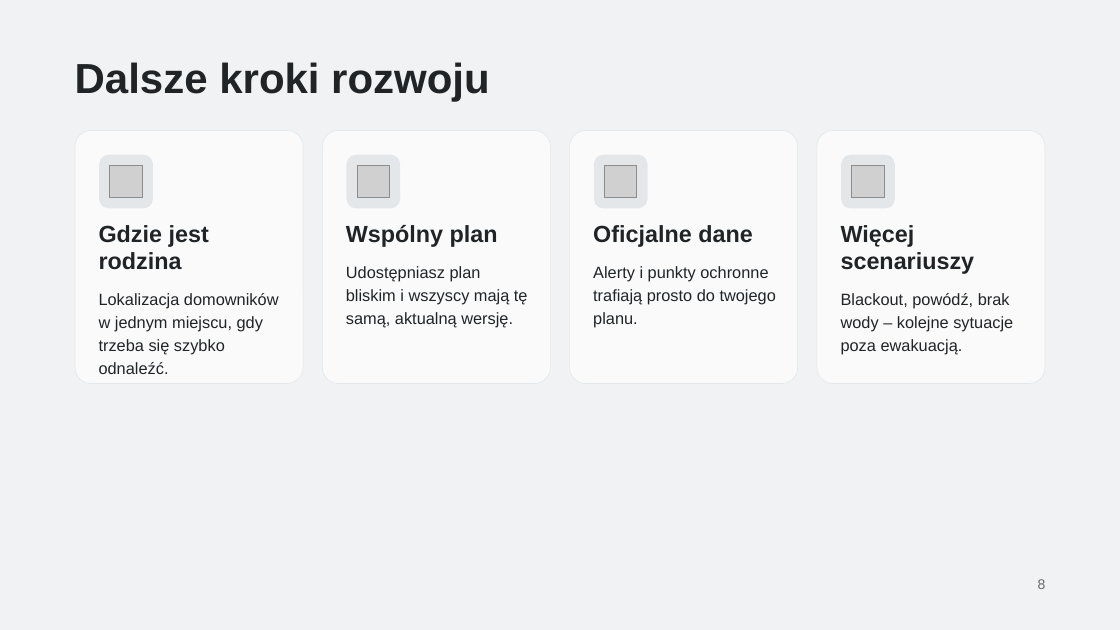
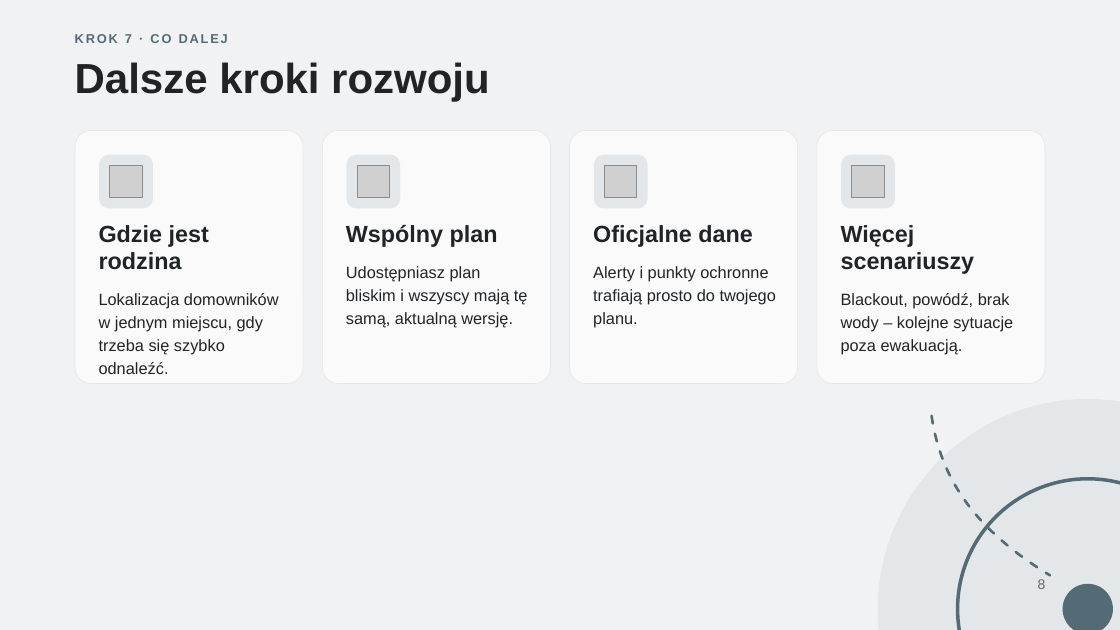
Before and after one commit to jazlik/turbo-defence, a slide deck: slide 8 of context/foundation/prezentacja/W_razie_W_HackYeah_2026_wersja_robocza.pptx. Drawn at 1120x630 pixels with LibreOffice and Linux fonts; fonts in the diff are those of the drawing; grey boxes stand for pictures. Boxes give left, top, right and bottom in pixels: in the first picture for what was removed or moved away, otherwise in the second. Text is boxed around its words. In the diff, an @@ line names an element or a change of style, - is before the commit and + after.

```diff
--- a/context/foundation/prezentacja/W_razie_W_HackYeah_2026_wersja_robocza.pptx
+++ b/context/foundation/prezentacja/W_razie_W_HackYeah_2026_wersja_robocza.pptx
@@ text added at [75, 34, 228, 43], 11 pt, text #536B75, bold @@
+KROK 7 · CO DALEJ
@@ ellipse added at [878, 399, 1120, 630], fill #E3E7E9 @@
@@ freeform shape added at [932, 416, 1050, 576], outline #536B75 2.25 pt dashed @@
@@ ellipse added at [958, 479, 1120, 630], outline #536B75 3 pt @@
@@ ellipse added at [1063, 584, 1113, 630], fill #536B75 @@
```
Also in this commit, not shown: 6 other slides changed, 29 other files.
